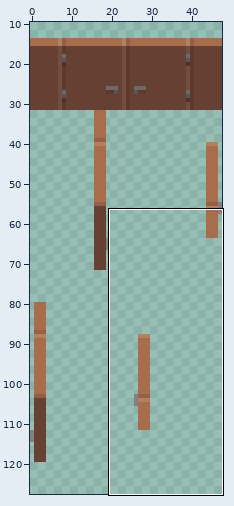
Two states of a pixel-art file, assets/Doors.ase. The first picture is a wide view before the edit; the outline marks the close-up.
Close-up. Earlier state:
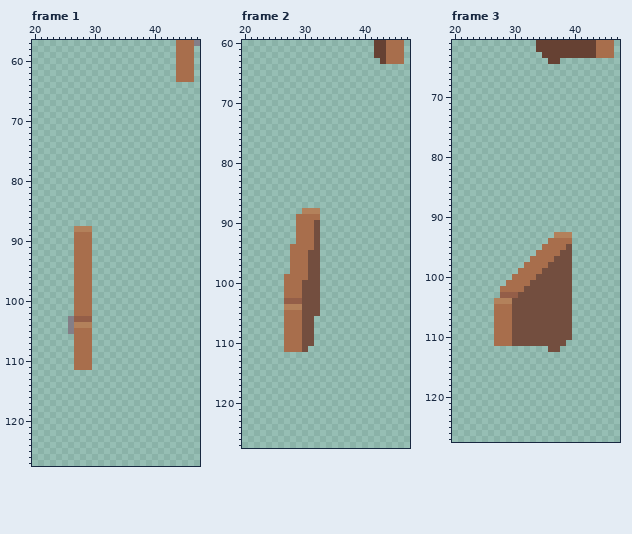
48x128 pixels, 7 frames. Shown: frame 1: x 20..47, y 57..127; frame 2: x 20..47, y 60..127; frame 3: x 20..47, y 61..127. The wide view leaves out empty margins. The commit also changed other frames or places, which this record leaves out.
The same view after the edit:
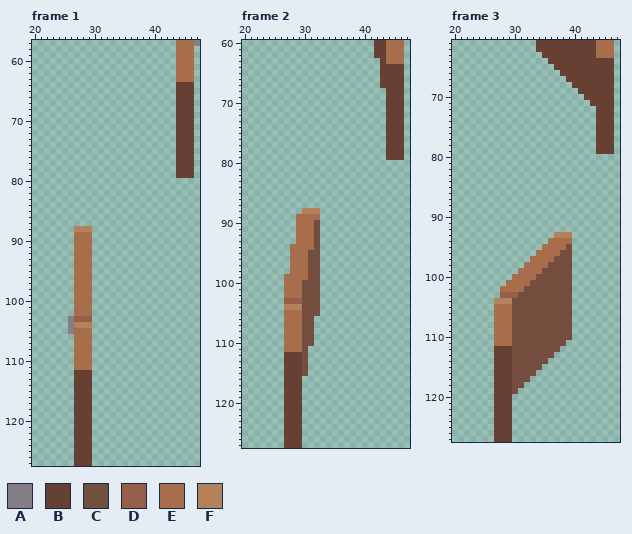
Palette (. is transparent): A #847e87  B #664133  C #734e3f  D #945e48  E #a86e4c  F #b3815b
The exact change:
layer "Doors" now shown
--- frame 1, layer "Doors"
@@ x 42..47 @@
  63 ..EEE.
- 64 ......
- 65 ......
- 66 ......
- 67 ......
- 68 ......
- 69 ......
- 70 ......
- 71 ......
- 72 ......
- 73 ......
- 74 ......
- 75 ......
- 76 ......
- 77 ......
- 78 ......
- 79 ......
+ 64 ..BBB.
+ 65 ..BBB.
+ 66 ..BBB.
+ 67 ..BBB.
+ 68 ..BBB.
+ 69 ..BBB.
+ 70 ..BBB.
+ 71 ..BBB.
+ 72 ..BBB.
+ 73 ..BBB.
+ 74 ..BBB.
+ 75 ..BBB.
+ 76 ..BBB.
+ 77 ..BBB.
+ 78 ..BBB.
+ 79 ..BBB.
  80 ......
@@ x 25..31 @@
 111 ..EEE..
-112 .......
-113 .......
-114 .......
-115 .......
-116 .......
-117 .......
-118 .......
-119 .......
-120 .......
-121 .......
-122 .......
-123 .......
-124 .......
-125 .......
-126 .......
-127 .......
+112 ..BBB..
+113 ..BBB..
+114 ..BBB..
+115 ..BBB..
+116 ..BBB..
+117 ..BBB..
+118 ..BBB..
+119 ..BBB..
+120 ..BBB..
+121 ..BBB..
+122 ..BBB..
+123 ..BBB..
+124 ..BBB..
+125 ..BBB..
+126 ..BBB..
+127 ..BBB..
--- frame 2, layer "Doors"
@@ x 41..47 @@
  63 ..BEEE.
- 64 .......
- 65 .......
- 66 .......
- 67 .......
- 68 .......
- 69 .......
- 70 .......
- 71 .......
- 72 .......
- 73 .......
- 74 .......
- 75 .......
- 76 .......
- 77 .......
- 78 .......
- 79 .......
+ 64 ..BBBB.
+ 65 ..BBBB.
+ 66 ..BBBB.
+ 67 ..BBBB.
+ 68 ...BBB.
+ 69 ...BBB.
+ 70 ...BBB.
+ 71 ...BBB.
+ 72 ...BBB.
+ 73 ...BBB.
+ 74 ...BBB.
+ 75 ...BBB.
+ 76 ...BBB.
+ 77 ...BBB.
+ 78 ...BBB.
+ 79 ...BBB.
  80 .......
@@ x 25..32 @@
 111 ..EEEC..
-112 ........
-113 ........
-114 ........
-115 ........
-116 ........
-117 ........
-118 ........
-119 ........
-120 ........
-121 ........
-122 ........
-123 ........
-124 ........
-125 ........
-126 ........
-127 ........
+112 ..BBBC..
+113 ..BBBC..
+114 ..BBBC..
+115 ..BBBC..
+116 ..BBB...
+117 ..BBB...
+118 ..BBB...
+119 ..BBB...
+120 ..BBB...
+121 ..BBB...
+122 ..BBB...
+123 ..BBB...
+124 ..BBB...
+125 ..BBB...
+126 ..BBB...
+127 ..BBB...
--- frame 3, layer "Doors"
@@ x 35..47 @@
  63 BBBBBBBBBEEE.
- 64 .BB..........
- 65 .............
- 66 .............
- 67 .............
- 68 .............
- 69 .............
- 70 .............
- 71 .............
- 72 .............
- 73 .............
- 74 .............
- 75 .............
- 76 .............
- 77 .............
- 78 .............
- 79 .............
+ 64 .BBBBBBBBBBB.
+ 65 ..BBBBBBBBBB.
+ 66 ...BBBBBBBBB.
+ 67 ....BBBBBBBB.
+ 68 .....BBBBBBB.
+ 69 ......BBBBBB.
+ 70 .......BBBBB.
+ 71 ........BBBB.
+ 72 .........BBB.
+ 73 .........BBB.
+ 74 .........BBB.
+ 75 .........BBB.
+ 76 .........BBB.
+ 77 .........BBB.
+ 78 .........BBB.
+ 79 .........BBB.
  80 .............
@@ x 25..38 @@
 111 ..EEECCCCCCCCC
-112 ...........CC.
-113 ..............
-114 ..............
-115 ..............
-116 ..............
-117 ..............
-118 ..............
-119 ..............
-120 ..............
-121 ..............
-122 ..............
-123 ..............
-124 ..............
-125 ..............
-126 ..............
-127 ..............
+112 ..BBBCCCCCCCC.
+113 ..BBBCCCCCCC..
+114 ..BBBCCCCCC...
+115 ..BBBCCCCC....
+116 ..BBBCCCC.....
+117 ..BBBCCC......
+118 ..BBBCC.......
+119 ..BBBC........
+120 ..BBB.........
+121 ..BBB.........
+122 ..BBB.........
+123 ..BBB.........
+124 ..BBB.........
+125 ..BBB.........
+126 ..BBB.........
+127 ..BBB.........
Changed places in both close-ups, as pixel boxes (x1, y1, x2, y2):
added: (176, 82, 194, 178)
added: (74, 370, 92, 466)
added: (380, 64, 404, 160)
added: (284, 352, 308, 448)
added: (554, 58, 614, 154)
added: (494, 346, 554, 442)
